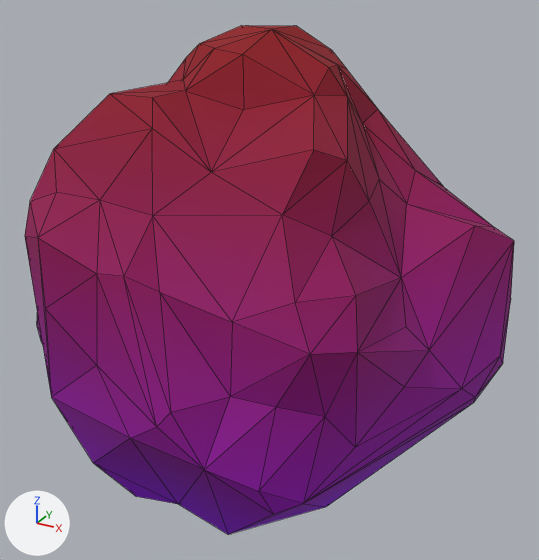
The glTF model assets/synty/synty-plant-hedge-bush-02.gltf as it was, and as the next commit left it.
Rendered twice from a 50 mm lens placed at (1.47, -2.25, 2.04), pointed at (0.15, 0.14, 0.85). Arrows for +X, +Y and +Z are at lower left; the lights stay in place. The picture after the commit comes second. Mesh edges are drawn as thin lines. Vertices at exactly the same position are counted once.

Objects in the first picture: 'SM_Plant_Hedge_Bush_02'.
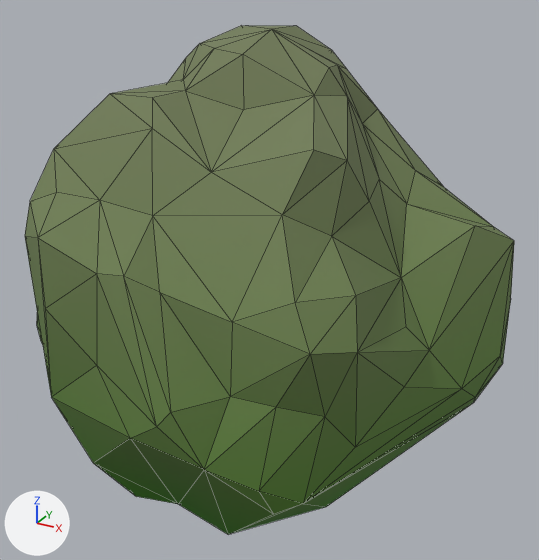
Patch to the scene script:
```diff
--- a/assets/synty/synty-plant-hedge-bush-02.gltf.py
+++ b/assets/synty/synty-plant-hedge-bush-02.gltf.py
@@ img_image_0 @@
+img_image_0 = load_image('Image_0', '_unpacked/Image_0', 512, 512, 'sRGB')
@@ mat_lambert2 @@
 n0 = _N.new('ShaderNodeBsdfPrincipled'); n0.name = 'Principled BSDF'
 n1 = _N.new('ShaderNodeOutputMaterial'); n1.name = 'Material Output'
+n3 = _N.new('ShaderNodeMix'); n3.name = 'Mix'
+n3.data_type = 'RGBA'
+n3.blend_type = 'MULTIPLY'
+n3.inputs[0].default_value = 1.0  # 'Factor'
 n2 = _N.new('ShaderNodeVertexColor'); n2.name = 'Color Attribute'
+n4 = _N.new('ShaderNodeTexImage'); n4.name = 'Image Texture'
+n4.image = img_image_0
 _L.new(n0.outputs[0], n1.inputs[0])  # 'BSDF' to 'Surface'
-_L.new(n2.outputs[0], n0.inputs[0])  # 'Color' to 'Base Color'
+_L.new(n3.outputs[2], n0.inputs[0])  # 'Result' to 'Base Color'
+_L.new(n2.outputs[0], n3.inputs[7])  # 'Color' to 'B'
+_L.new(n4.outputs[0], n3.inputs[6])  # 'Color' to 'A'
@@ me_sm_plant_hedge_bush_02 @@
 me_sm_plant_hedge_bush_02.from_pydata(...)  # 149 vertices, 294 faces; spans x -0.86..1.06, y -0.79..1.08, z 0.05..1.79
 # used by ob_sm_plant_hedge_bush_02; location = (0.0, 0.0, 0.0)
+# me_sm_plant_hedge_bush_02 part 1: 119 faces centred in x -0.85..1.05, y -0.77..1.07, z 0.05..0.88 are repainted in the vertex colours; the middle colour goes from pink #8e009f to green #c9ffa7
+# me_sm_plant_hedge_bush_02 part 2: 84 faces centred in x -0.43..0.6, y -0.59..0.73, z 1.28..1.78 are repainted in the vertex colours; the middle colour goes from red #8e002c to white #fbfff9
+# me_sm_plant_hedge_bush_02 part 3: 91 faces centred in x -0.69..1.04, y -0.74..1.05, z 0.89..1.26 are repainted in the vertex colours; the middle colour goes from purple #8e0060 to pale green #edffe1
 me_sm_plant_hedge_bush_02.materials.append(mat_lambert2)
```

Boxes [x1, y1, x2, y2] around the edits, measured in the pictures (539 x 560 px):
'SM_Plant_Hedge_Bush_02', surface changed, recoloured: [25, 26, 514, 534] in both
part 1 of me_sm_plant_hedge_bush_02, recoloured: [37, 242, 514, 534] in both
part 2 of me_sm_plant_hedge_bush_02, recoloured (lighter): [30, 26, 444, 237] in both
part 3 of me_sm_plant_hedge_bush_02, recoloured (purple to pale green): [25, 171, 514, 426] in both
